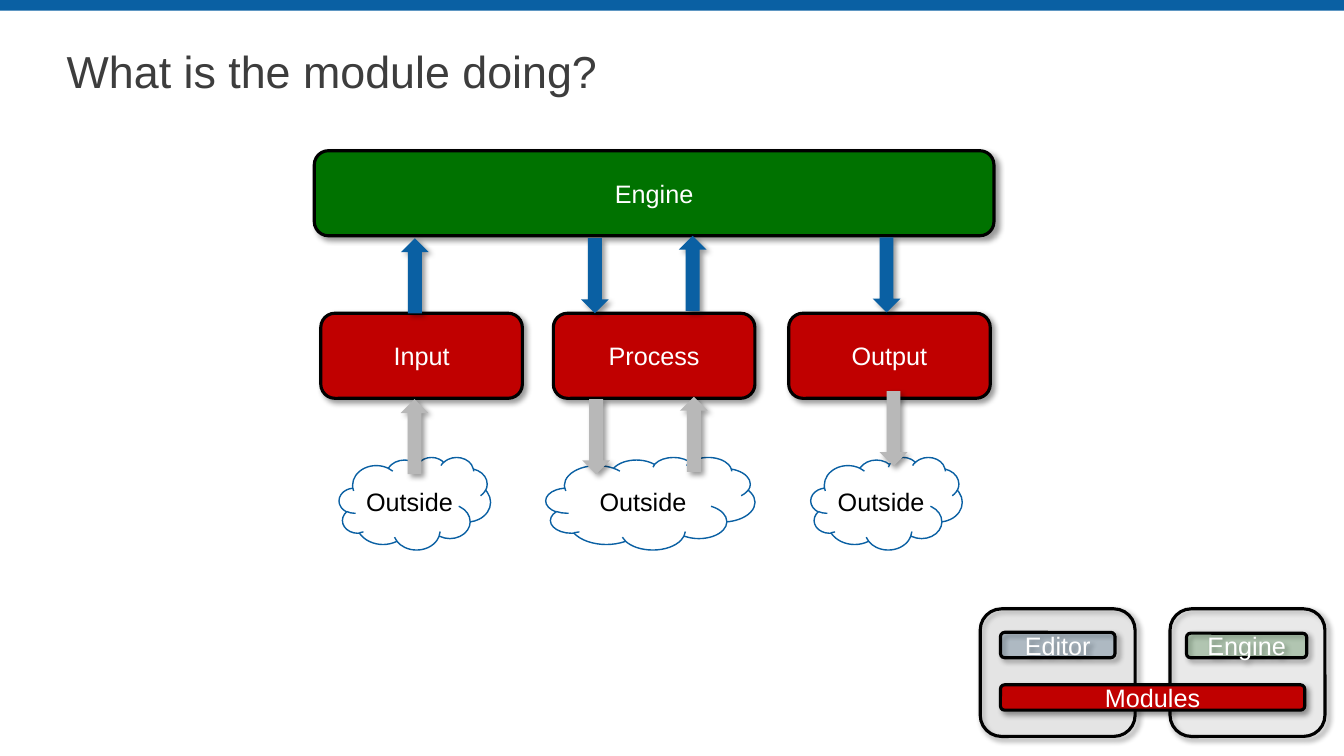
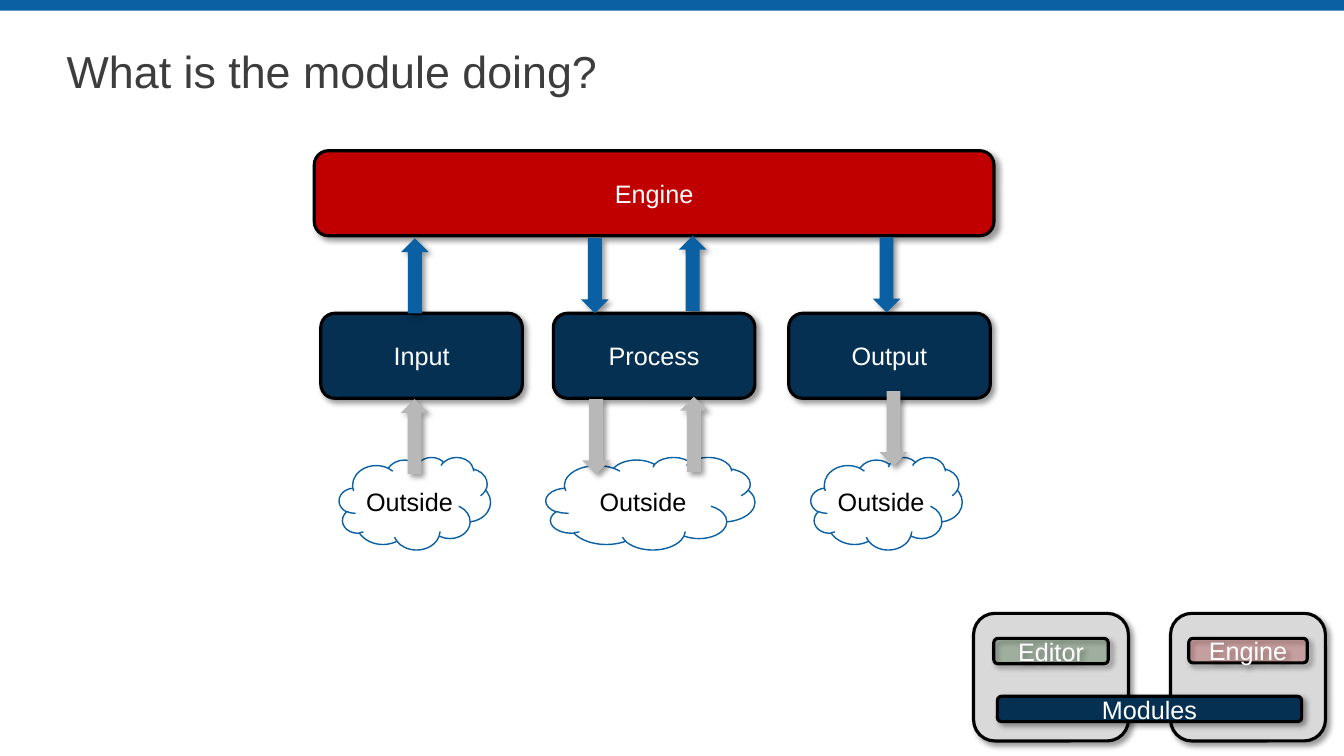
Before and after one commit to LabVIEW-DCAF/Documentation, a slide deck: slide 30 of Trunk/Getting Started Material/DCAF Training/3 DCAF Components.pptx (slide 29 before the commit). Drawn at 1344x756 pixels with LibreOffice and Linux fonts; fonts in the diff are those of the drawing; background and template pictures are left out. Boxes give left, top, right and bottom in pixels: in the first picture for what was removed or moved away, otherwise in the second. Text is boxed around its words. In the diff, an @@ line names an element or a change of style, - is before the commit and + after.

Commit message:
Reorganized Engine explanations

```diff
--- a/Trunk/Getting Started Material/DCAF Training/3 DCAF Components.pptx
+++ b/Trunk/Getting Started Material/DCAF Training/3 DCAF Components.pptx
@@ rounded rectangle "Engine" at [315, 151, 994, 236]: fill #007200 to #C00000 @@
@@ rounded rectangle: place and size @@
-rounded rectangle at [980, 609, 1135, 737]
+rounded rectangle at [974, 613, 1129, 741]
@@ rounded rectangle at [974, 613, 1129, 741]: fill #BFBFBF at 18% opacity to #D9D9D9 @@
@@ rounded rectangle: place and size @@
-rounded rectangle at [1171, 609, 1326, 737]
+rounded rectangle at [1171, 613, 1326, 741]
@@ rounded rectangle at [1171, 613, 1326, 741]: fill #D9D9D9 at 18% opacity to #D9D9D9 @@
@@ rounded rectangle "Editor": place and size @@
-rounded rectangle "Editor" at [1001, 632, 1116, 657]
+rounded rectangle "Editor" at [994, 638, 1109, 663]
@@ rounded rectangle "Editor" at [994, 638, 1109, 663]: fill #08487A at 18% opacity to #004C00 at 20% opacity @@
@@ rounded rectangle "Engine": place and size @@
-rounded rectangle "Engine" at [1187, 633, 1307, 657]
+rounded rectangle "Engine" at [1189, 638, 1308, 662]
@@ rounded rectangle "Engine" at [1189, 638, 1308, 662]: fill #007200 at 18% opacity to #C00000 at 20% opacity @@
@@ fill #C00000 to #053052 in 4 elements at [321, 314, 522, 398], [554, 314, 755, 398], [788, 314, 990, 398], [997, 697, 1302, 722] @@
@@ rounded rectangle "Modules": place and size @@
-rounded rectangle "Modules" at [1001, 685, 1306, 710]
+rounded rectangle "Modules" at [997, 697, 1302, 722]
```
Also in this commit, not shown: 12 other slides changed, 1 slide added, 2 other files.
